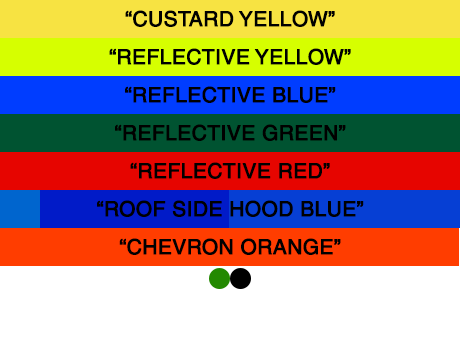
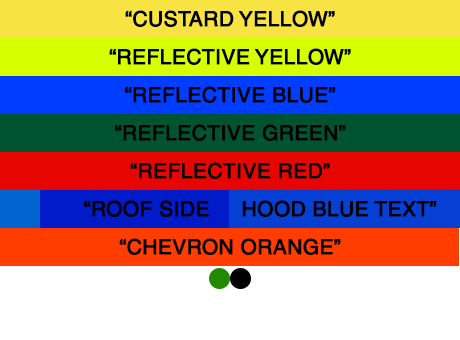
Comparing the layer stacks of the two 460x340 images. Changes:
renamed "“ROOF SIDE HOOD BLUE”" to "“ROOF SIDE HOOD BLUE TEXT”", painted on it over [84, 200, 437, 217]
